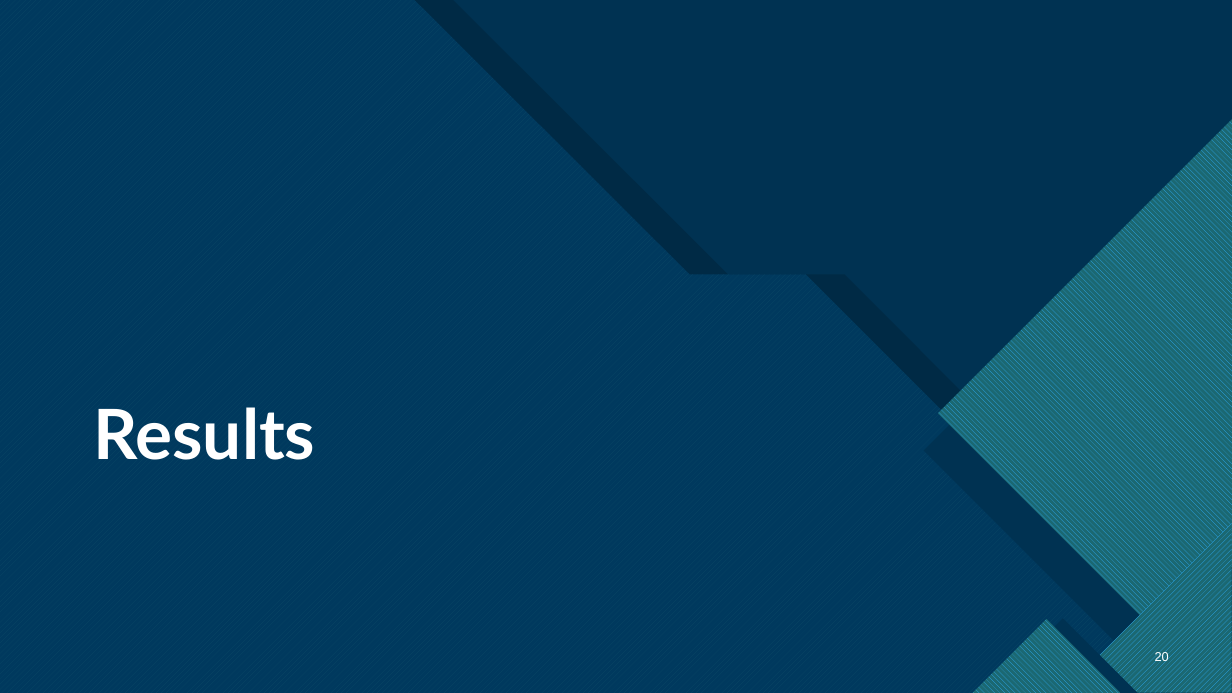
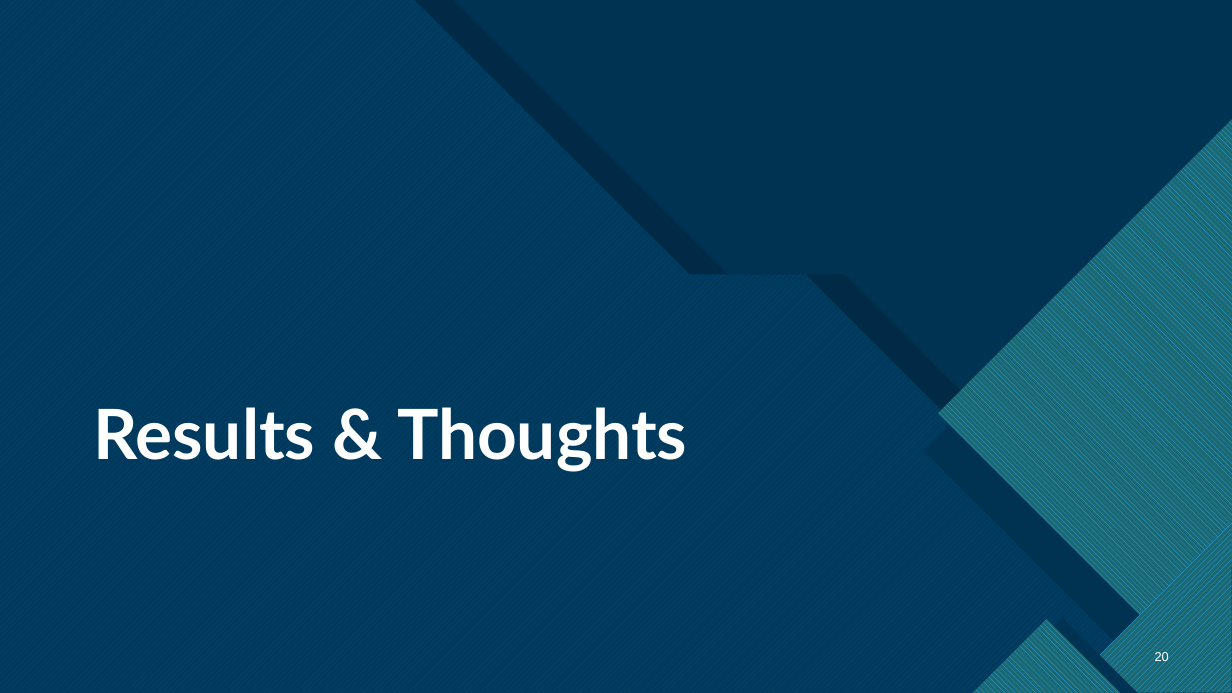
Before and after one commit to HunBurry/hon450-451, a slide deck: slide 20 of docs/Honors Thesis Presentation.pptx. Drawn at 1232x693 pixels with LibreOffice and Linux fonts; fonts in the diff are those of the drawing. Boxes give left, top, right and bottom in pixels: in the first picture for what was removed or moved away, otherwise in the second. Text is boxed around its words. In the diff, an @@ line names an element or a change of style, - is before the commit and + after.

```diff
--- a/docs/Honors Thesis Presentation.pptx
+++ b/docs/Honors Thesis Presentation.pptx
@@ title at <box>93,407,687,472</box>: text changed @@
-Results
+Results & Thoughts
```
Also in this commit, not shown: 2 other slides changed, 9 slides added, 11 slides removed.
